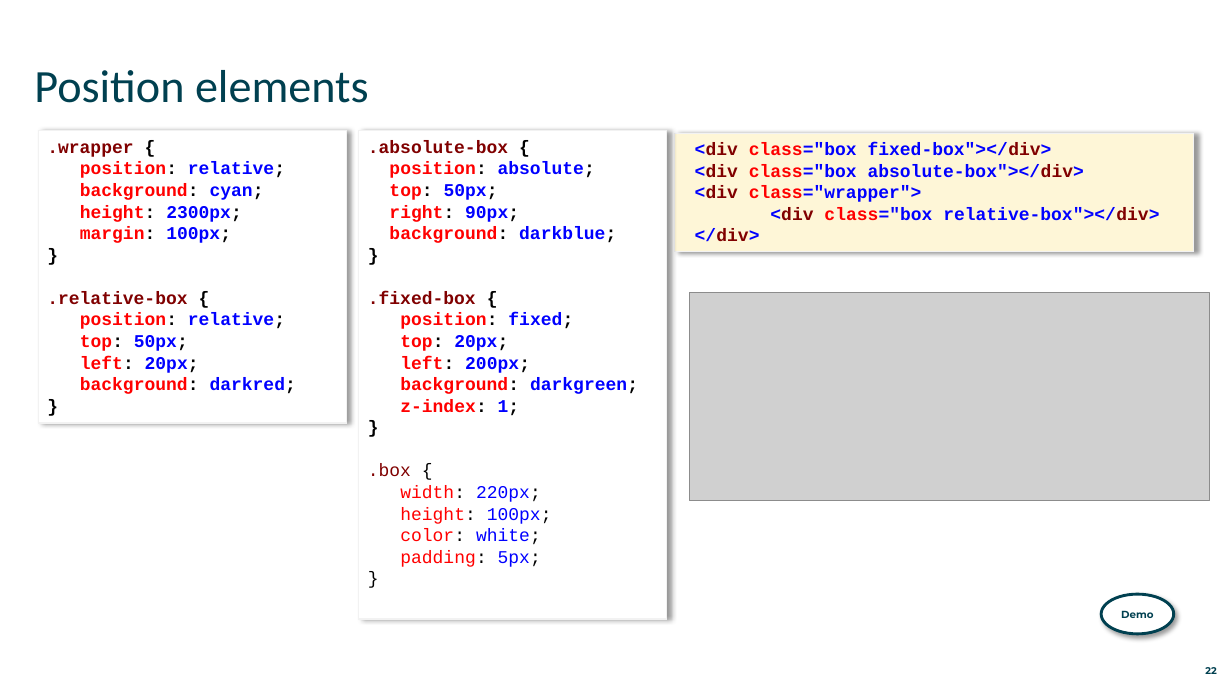
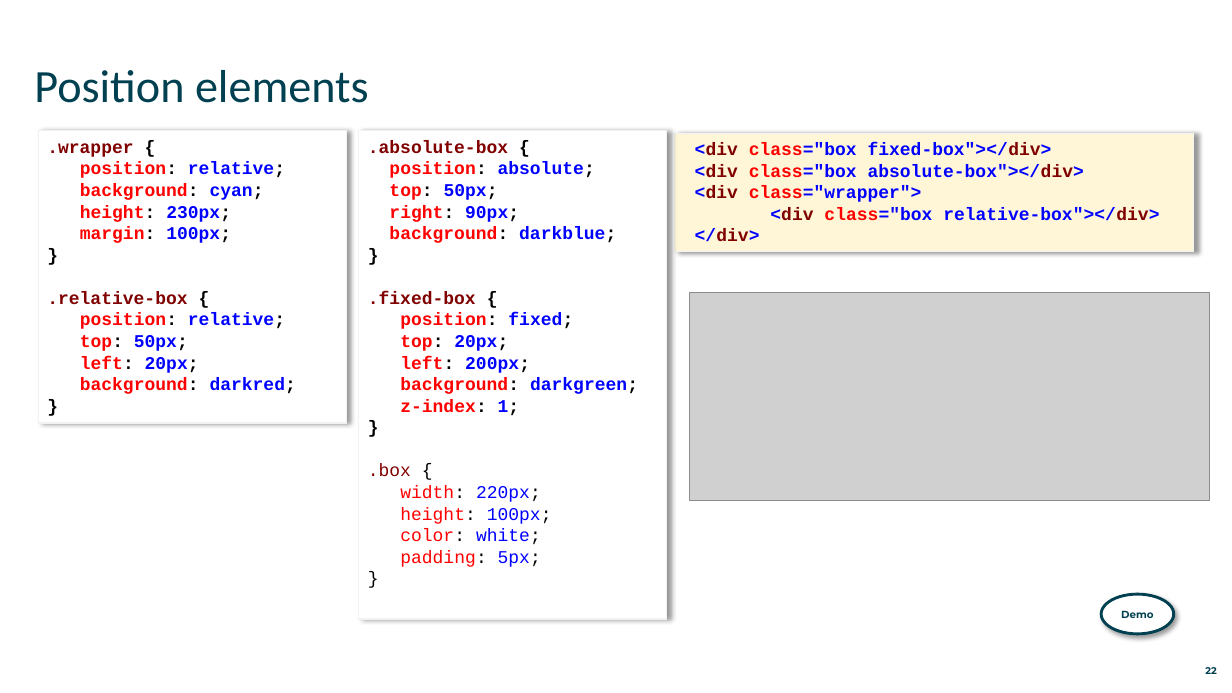
Before and after one commit to mikebaradaran/web_fundamentals, a slide deck: slide 22 of Slides/HTML CSS/01 - HTML and CSS Revision.pptx. Drawn at 1232x693 pixels with LibreOffice and Linux fonts; fonts in the diff are those of the drawing; grey boxes stand for pictures. Boxes give left, top, right and bottom in pixels: in the first picture for what was removed or moved away, otherwise in the second. Text is boxed around its words. In the diff, an @@ line names an element or a change of style, - is before the commit and + after.

```diff
--- a/Slides/HTML CSS/01 - HTML and CSS Revision.pptx
+++ b/Slides/HTML CSS/01 - HTML and CSS Revision.pptx
@@ text in rectangle at (80, 205, 231, 222): text changed @@
-height: 2300px;
+height: 230px;
```
Also in this commit, not shown: 9 other files.
